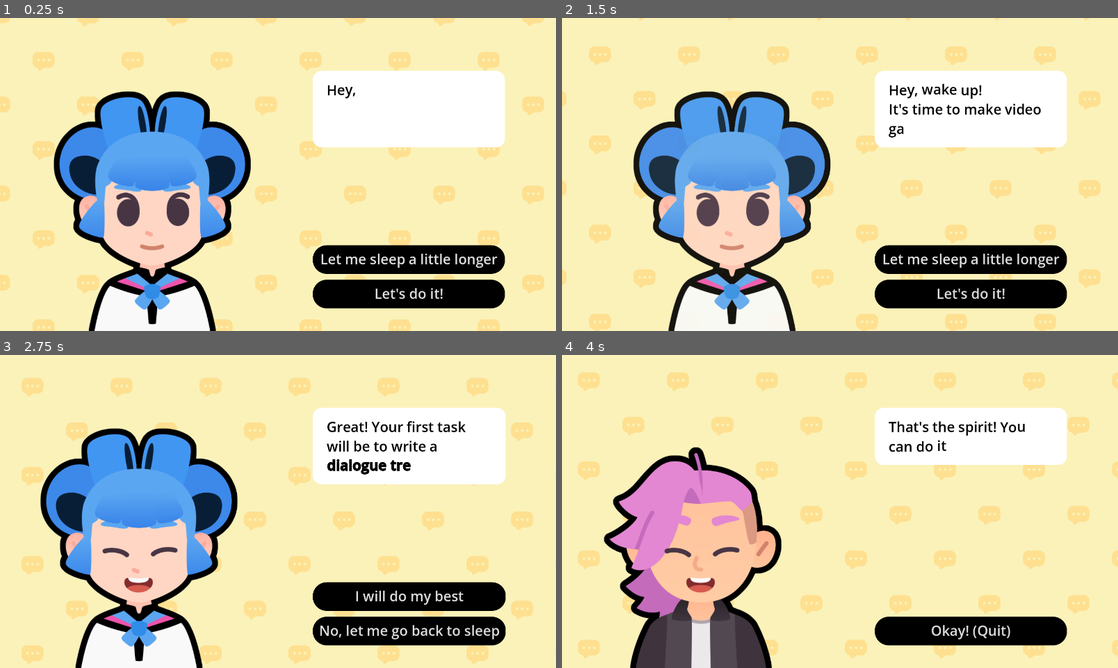
Above: before the commit, frames 1-4 (two rows, left to right).
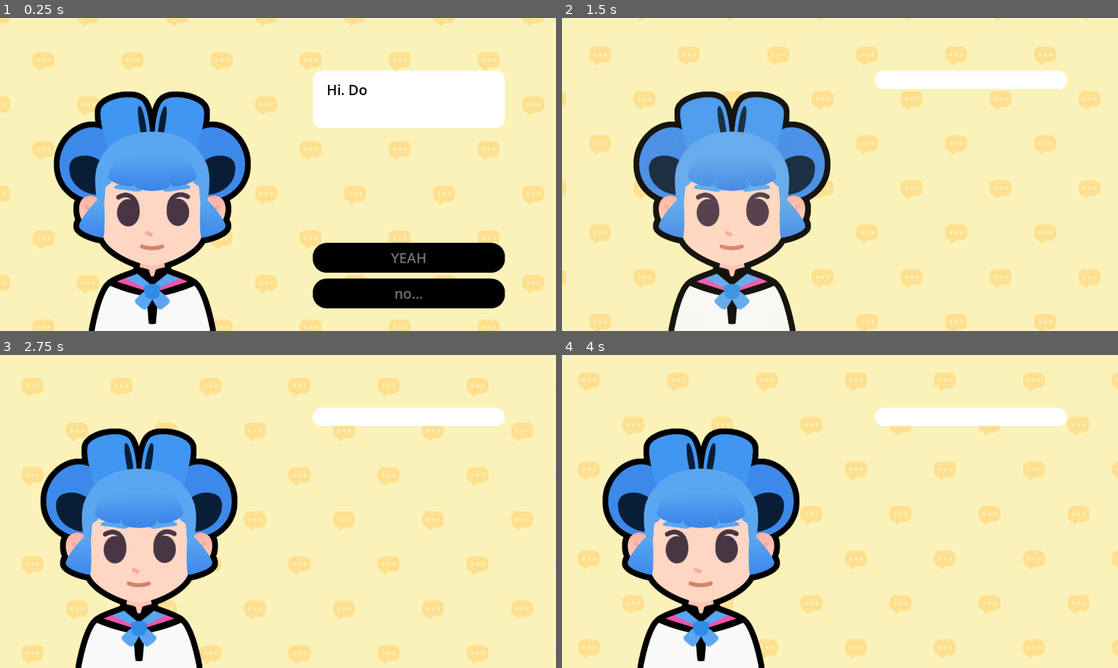
Above: after the commit, the same moments.

Repository: eddiespaget/M8-Starting-a-Dialogue
Game: Godot game, scene res://lessons/dialogue.tscn
Same seed, same stepped clock (60 frames per second), same inputs: the game is played once before the commit and once after it. The project has no main scene, so this scene is started directly. Sound files missing from this copy of the repository are replaced by a short silence.
Inputs (mouse positions are in pixels of both pictures, inside the frame that each line leads up to):
- Up to frame 1 (0.25 s): no input
- Up to frame 2 (1.5 s): click (973, 259) at 0.5 s, where only the run before the commit has a clickable "Let me sleep a little longer"; click "No, really, let me go back to…" (after the commit: "YEAH") at 1.25 s
- Up to frame 3 (2.75 s): click (411, 630) at 2 s, where only the run before the commit has a clickable "Let's do it!"
- Up to frame 4 (4 s): click (973, 596) at 2.75 s, where only the run before the commit has a clickable "I will do my best"; tap Enter at 3.5 s; move the mouse to (962, 495) at 3.52 s; tap Z at 3.6 s; click (962, 495) at 3.67 s; tap Space at 3.77 s

The runs differ from the first frame. In frame 1, 3.7% of the frame differs, in the area x 56-91%, y 21-90%; in frame 2, 13%; in frame 3, 14%; in frame 4, 27%, in the area x 7-91%, y 20-100%.

Commit message:
M8L6 done

Diff:
--- a/lessons/dialogue.gd
+++ b/lessons/dialogue.gd
@@ -15,41 +15,7 @@
 ## - expression: a [code]Texture[/code] containing an expression
 ## - text: a [code]String[/code] containing the text the character says
 ## - character: a [code]Texture[/code] representing the character
-var dialogue_items: Array[Dictionary] = [
-	{
-		"expression": expressions["regular"],
-		"text": "[wave]Hey, wake up![/wave]\nIt's time to make video games.",
-		"character": bodies["sophia"],
-		"choices": {
-			"Let me sleep a little longer": 2,
-			"Let's do it!": 1,
-		},
-	},
-	{
-		"expression": expressions["happy"],
-		"text": "Great! Your first task will be to write a [b]dialogue tree[/b].",
-		"character": bodies["sophia"],
-		"choices": {
-			"I will do my best": 3,
-			"No, let me go back to sleep": 2,
-		},
-	},
-	{
-		"expression": expressions["sad"],
-		"text": "Oh, come on! It'll be fun.",
-		"character": bodies["pink"],
-		"choices": {
-			"No, really, let me go back to sleep": 0,
-			"Alright, I'll try": 1,
-		},
-	},
-	{
-		"expression": expressions["happy"],
-		"text": "That's the spirit! [wave]You can do it![/wave]",
-		"character": bodies["pink"],
-		"choices": {"Okay! (Quit)": - 1},
-	},
-]
+@export var dialogue_items: Array[DialogueItem] = []
 
 
 
@@ -70,10 +36,10 @@
 
 	var current_item := dialogue_items[current_item_index]
 
-	rich_text_label.text = current_item["text"]
-	expression.texture = current_item["expression"]
-	body.texture = current_item["character"]
-	create_buttons(current_item["choices"])
+	rich_text_label.text = current_item.text
+	expression.texture = current_item.expression
+	body.texture = current_item.character
+	create_buttons(current_item.choices)
 
 	rich_text_label.visible_ratio = 0.0
 
@@ -90,22 +56,26 @@
 	audio_stream_player.play(sound_start_position)
 	# We make sure the sound stops when the text finishes displaying
 	tween.finished.connect(audio_stream_player.stop)
-
+	for button: Button in action_buttons_v_box_container.get_children():
+		button.disabled = true
+	tween.finished.connect( func() -> void:
+		for button: Button in action_buttons_v_box_container.get_children():
+			button.disabled = false
+	)
 	slide_in()
 
 
-func create_buttons(choices_data: Dictionary) -> void:
+func create_buttons(choices_data: Array[DialogueChoice]) -> void:
 	for button in action_buttons_v_box_container.get_children():
 		button.queue_free()
-	# We loop over all the dictionary keys
-	for choice_text in choices_data:
+	for choice in choices_data:
 		var button := Button.new()
 		action_buttons_v_box_container.add_child(button)
-		button.text = choice_text
-		var target_line_idx: int = choices_data[choice_text]
-		if target_line_idx == -1:
+		button.text = choice.text
+		if choice.is_quit == true:
 			button.pressed.connect(get_tree().quit)
 		else:
+			var target_line_idx := choice.target_line_idx
 			button.pressed.connect(show_text.bind(target_line_idx))
 
 func slide_in() -> void:
--- a/lessons/dialogue.tscn
+++ b/lessons/dialogue.tscn
@@ -1,12 +1,36 @@
-[gd_scene load_steps=9 format=3 uid="uid://chprvwfixox2y"]
+[gd_scene load_steps=15 format=3 uid="uid://chprvwfixox2y"]
 
 [ext_resource type="Theme" uid="uid://cshg3sgf0xxq" path="res://assets/main_theme.tres" id="1_nggfo"]
 [ext_resource type="Script" uid="uid://c673ndsi3esbr" path="res://lessons/dialogue.gd" id="2_n1q1t"]
 [ext_resource type="Shader" uid="uid://dm7717xxg836f" path="res://assets/sliding_background.gdshader" id="3_3nfwl"]
+[ext_resource type="Script" uid="uid://dei5f1ruqnct7" path="res://lessons/dialogue_item.gd" id="3_xlxck"]
 [ext_resource type="Texture2D" uid="uid://bnly1gkbxw6b5" path="res://assets/bubble_pattern.png" id="4_xuy0d"]
 [ext_resource type="Texture2D" uid="uid://copkt78vgp37i" path="res://assets/sophia.png" id="5_g5y1a"]
+[ext_resource type="Script" uid="uid://itdxxii7hrfw" path="res://lessons/dialogue_choice.gd" id="5_ujubm"]
 [ext_resource type="Texture2D" uid="uid://d000xjtr4iqtk" path="res://assets/emotion_regular.png" id="6_bayqr"]
 [ext_resource type="AudioStream" uid="uid://chgko4hmxwxu5" path="res://assets/talking_synth.ogg" id="7_1fga6"]
+
+[sub_resource type="Resource" id="Resource_rjbgl"]
+script = ExtResource("5_ujubm")
+text = "YEAH"
+target_line_idx = 1
+metadata/_custom_type_script = "uid://itdxxii7hrfw"
+
+[sub_resource type="Resource" id="Resource_gkm7m"]
+script = ExtResource("5_ujubm")
+text = "no..."
+is_quit = true
+metadata/_custom_type_script = "uid://itdxxii7hrfw"
+
+[sub_resource type="Resource" id="Resource_1m3r0"]
+script = ExtResource("3_xlxck")
+choices = Array[ExtResource("5_ujubm")]([SubResource("Resource_rjbgl"), SubResource("Resource_gkm7m")])
+text = "Hi. Do you like chocolate?"
+metadata/_custom_type_script = "uid://dei5f1ruqnct7"
+
+[sub_resource type="Resource" id="Resource_1f3kq"]
+script = ExtResource("3_xlxck")
+metadata/_custom_type_script = "uid://dei5f1ruqnct7"
 
 [sub_resource type="ShaderMaterial" id="ShaderMaterial_efgpg"]
 shader = ExtResource("3_3nfwl")
@@ -24,6 +48,7 @@
 grow_vertical = 2
 theme = ExtResource("1_nggfo")
 script = ExtResource("2_n1q1t")
+dialogue_items = Array[ExtResource("3_xlxck")]([SubResource("Resource_1m3r0"), SubResource("Resource_1f3kq"), null])
 
 [node name="Background" type="ColorRect" parent="."]
 material = SubResource("ShaderMaterial_efgpg")
--- /dev/null
+++ b/lessons/dialogue_choice.gd
@@ -0,0 +1,4 @@
+class_name DialogueChoice extends Resource
+@export var text := ""
+@export_range(0, 20) var target_line_idx := 0
+@export var is_quit := false
--- /dev/null
+++ b/lessons/dialogue_item.gd
@@ -0,0 +1,2 @@
+class_name DialogueItem extends SlideShowEntry
+@export var choices: Array[DialogueChoice] = []
Not shown, added: lessons/dialogue_choice.gd.uid
Not shown, added: lessons/dialogue_item.gd.uid
